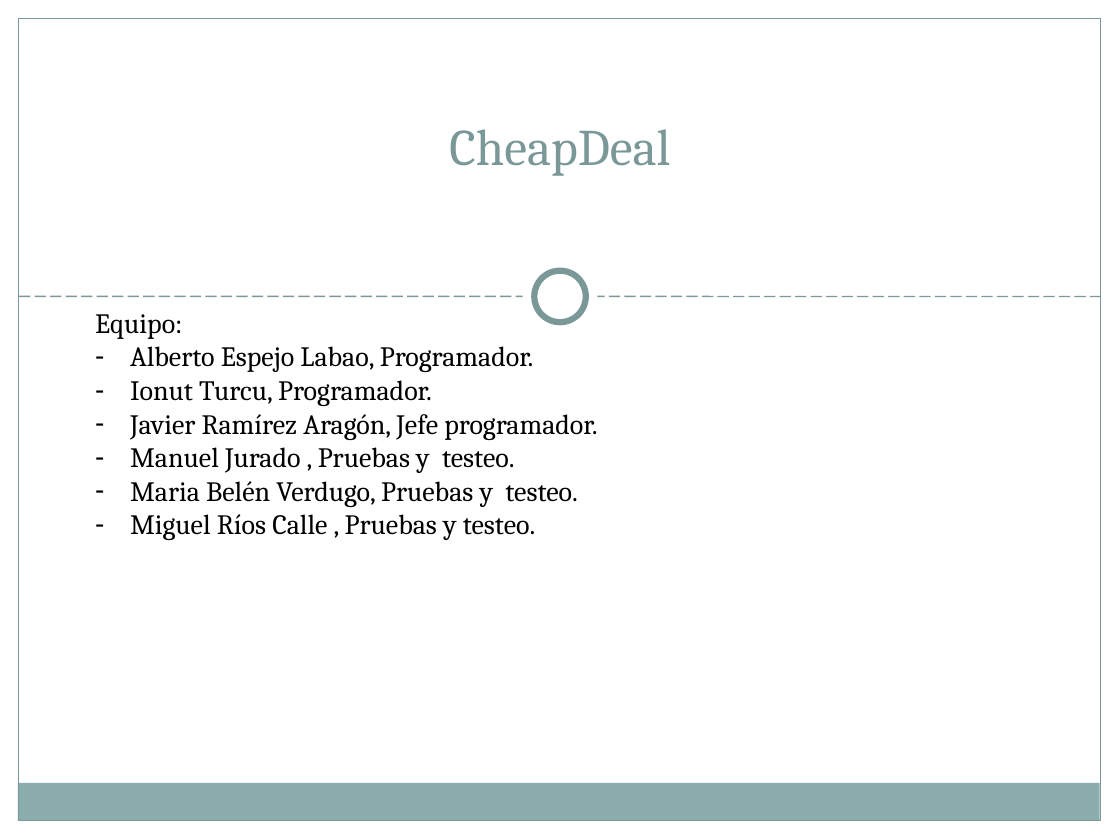
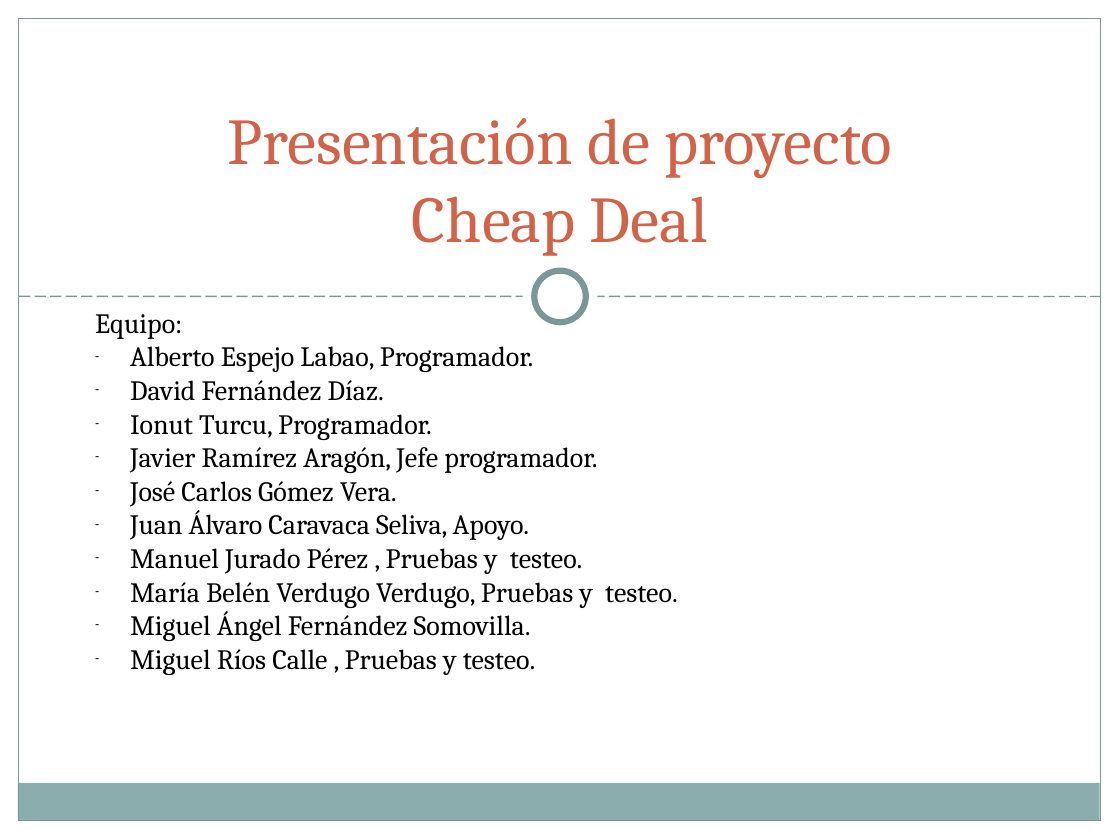
Before and after one commit to ReivajRa/Cooking_Ingenieros, a slide deck: slide 1 of Documentación/Cheap Deal presentacion.ppt. Drawn at 1120x840 pixels with LibreOffice and Linux fonts; fonts in the diff are those of the drawing; background and template pictures are left out. Boxes give left, top, right and bottom in pixels: in the first picture for what was removed or moved away, otherwise in the second. Text is boxed around its words. In the diff, an @@ line names an element or a change of style, - is before the commit and + after.

```diff
--- a/Documentación/Cheap Deal presentacion.ppt
+++ b/Documentación/Cheap Deal presentacion.ppt
@@ title "Presentación de proyecto Cheap Deal" at (228,118,892,256): vertical alignment top to bottom @@
@@ title at (228,118,892,256): text changed; size 33 to 42 pt; text colour #7B9899 to #D16349 @@
-CheapDeal
+Presentación de proyecto
+Cheap Deal
@@ text at (130,380,384,401): paragraph added @@
+– David Fernández Díaz.
@@ text at (130,481,678,641): text changed @@
-– Manuel Jurado , Pruebas y testeo.
-– Maria Belén Verdugo, Pruebas y testeo.
+– José Carlos Gómez Vera.
+– Juan Álvaro Caravaca Seliva, Apoyo.
+– Manuel Jurado Pérez , Pruebas y testeo.
+– María Belén Verdugo Verdugo, Pruebas y testeo.
+– Miguel Ángel Fernández Somovilla.
```
Also in this commit, not shown: 13 other slides changed, 4 slides added, 8 slides removed, 13 other files.
